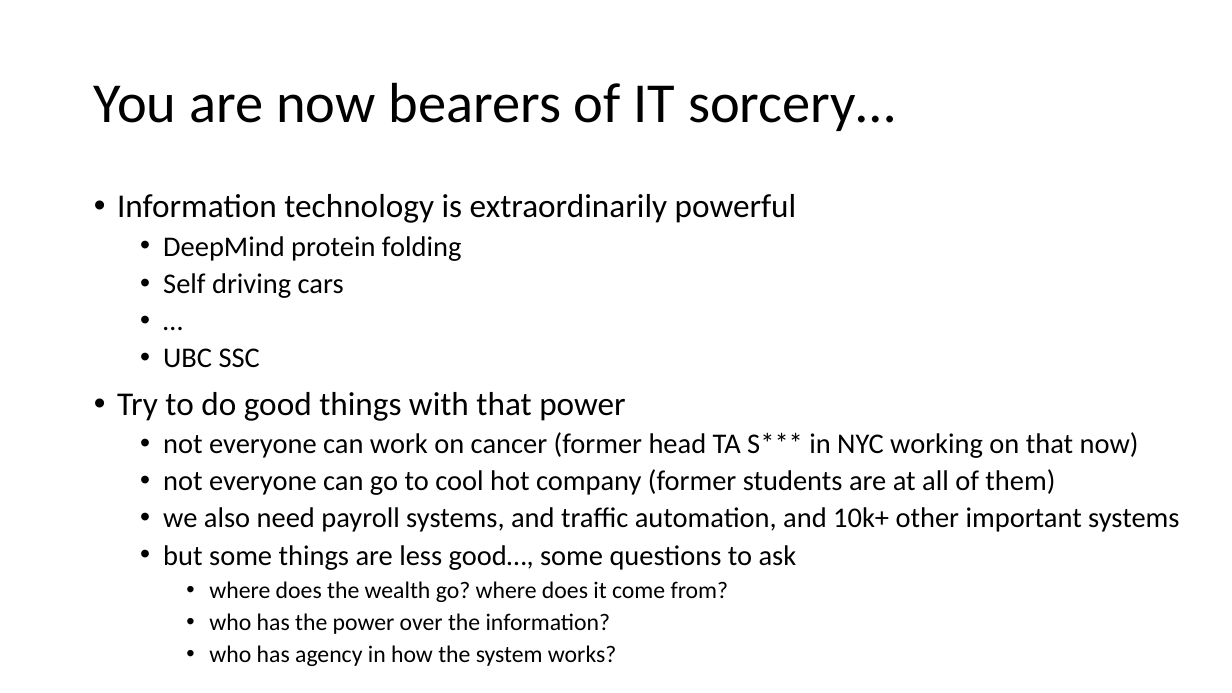
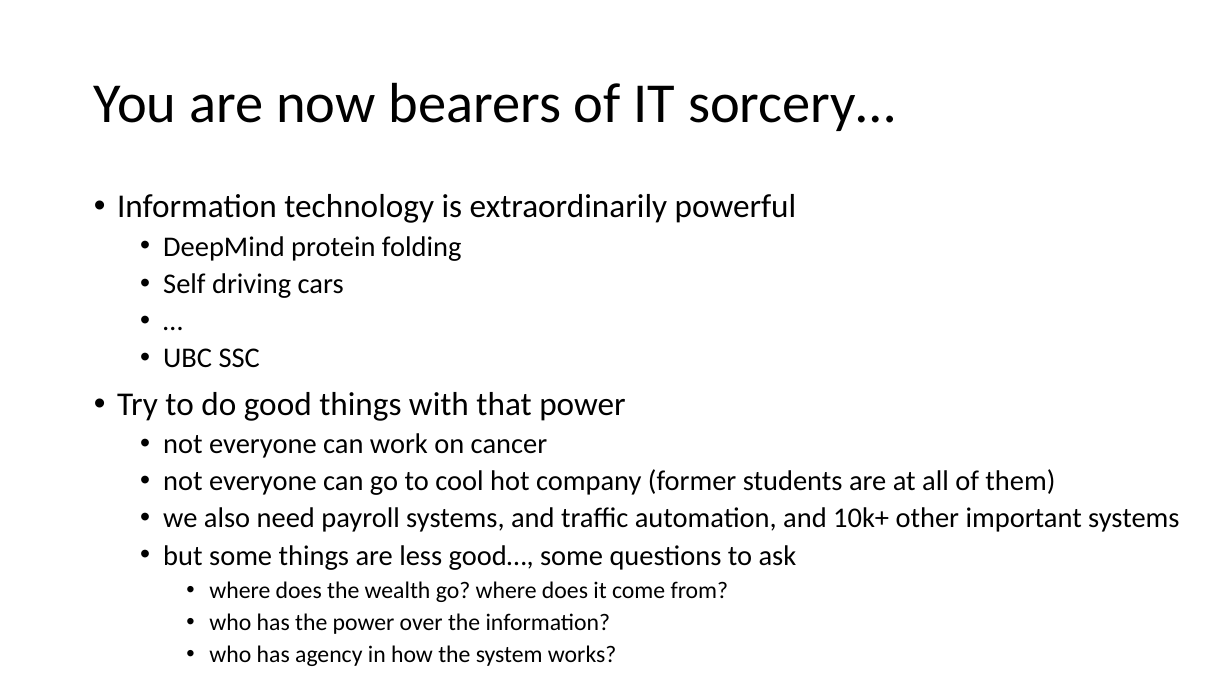
Before and after one commit to GregorKiczales/spd-materials, a slide deck: slide 22 of instructor/l23/lec23-wrap.pptx. Drawn at 1232x693 pixels with LibreOffice and Linux fonts; fonts in the diff are those of the drawing. Boxes give left, top, right and bottom in pixels: in the first picture for what was removed or moved away, otherwise in the second. Text is boxed around its words. In the diff, an @@ line names an element or a change of style, - is before the commit and + after.

```diff
--- a/instructor/l23/lec23-wrap.pptx
+++ b/instructor/l23/lec23-wrap.pptx
@@ text at bbox=[163, 433, 548, 458]: text changed @@
-  • not everyone can work on cancer (former head TA S*** in NYC working on that now)
+  • not everyone can work on cancer
```
Also in this commit, not shown: 4 other slides changed, 5 slides added, 4 slides removed, 3 other files.
